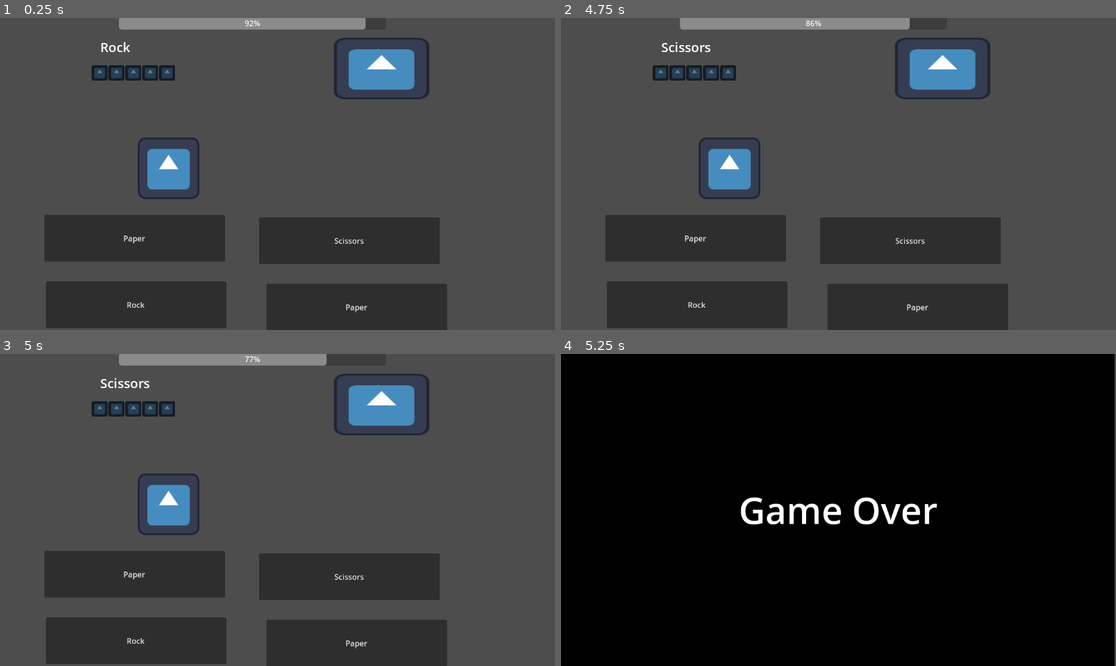
Above: before the commit, frames 1-4 (two rows, left to right).
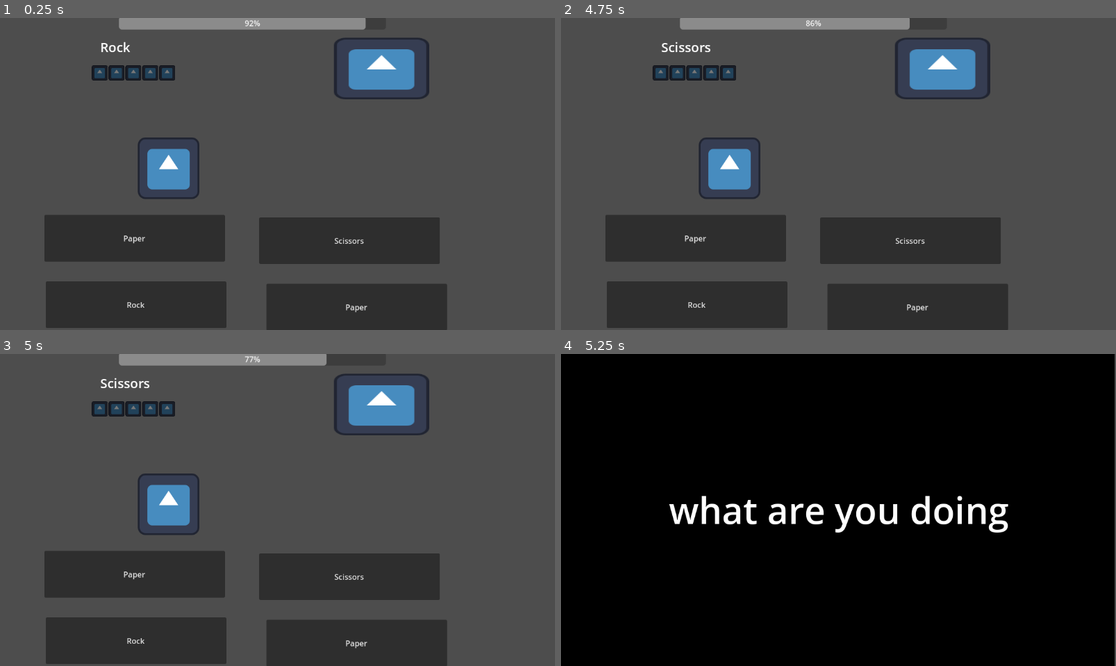
Above: after the commit, the same moments.

Repository: S1lv3rn/GGJ2024
Game: Godot game, scene res://joke_game.tscn
Two runs of this game, one before a commit and one after it. Both use one fixed random seed, a clock stepped at 60 frames per second and the inputs below. The engine's default icon, where the game draws it, is replaced by a stand-in: a white triangle on a blue panel in a dark square.
Inputs:
- Up to frame 1 (0.25 s): no input
- Up to frame 2 (4.75 s): click "Paper" at 0.5 s; click "Next Question" at 1.25 s; click "Scissors" at 2 s; click "Next Question" at 2.75 s; click "Rock" at 3.5 s; click "Next Question" at 4.25 s
- Up to frame 3 (5 s): no input
- Up to frame 4 (5.25 s): click "Paper" at 5 s

Frames 1-3 are identical in both runs. In frame 4, 2.4% of the frame differs, in the area x 19-81%, y 45-58%.

Commit message:
Changing label based on win conditions

Diff:
--- a/joke_game.tscn
+++ b/joke_game.tscn
@@ -93,7 +93,8 @@
 offset_bottom = 648.0
 color = Color(0, 0, 0, 1)
 
-[node name="Label" type="Label" parent="GameEnd"]
+[node name="GameEndLabel" type="Label" parent="GameEnd"]
+unique_name_in_owner = true
 anchors_preset = 8
 anchor_left = 0.5
 anchor_top = 0.5
--- a/joke_mini_game.gd
+++ b/joke_mini_game.gd
@@ -67,8 +67,14 @@
 	%KingsTalk.text = reply
 
 	if userAnswers.count(2) >= 3:
+		%GameEnd/GameEndLabel.text = "what are you doing"
 		%GameEnd.visible = true
-	%NextButton.visible = true
+
+	if questionNo == 4:
+		%GameEnd/GameEndLabel.text = "End"
+		%GameEnd.visible = true
+	else:
+		%NextButton.visible = true
 
 
 
Not shown: 1 places in joke_game.tscn that only renumber resources
